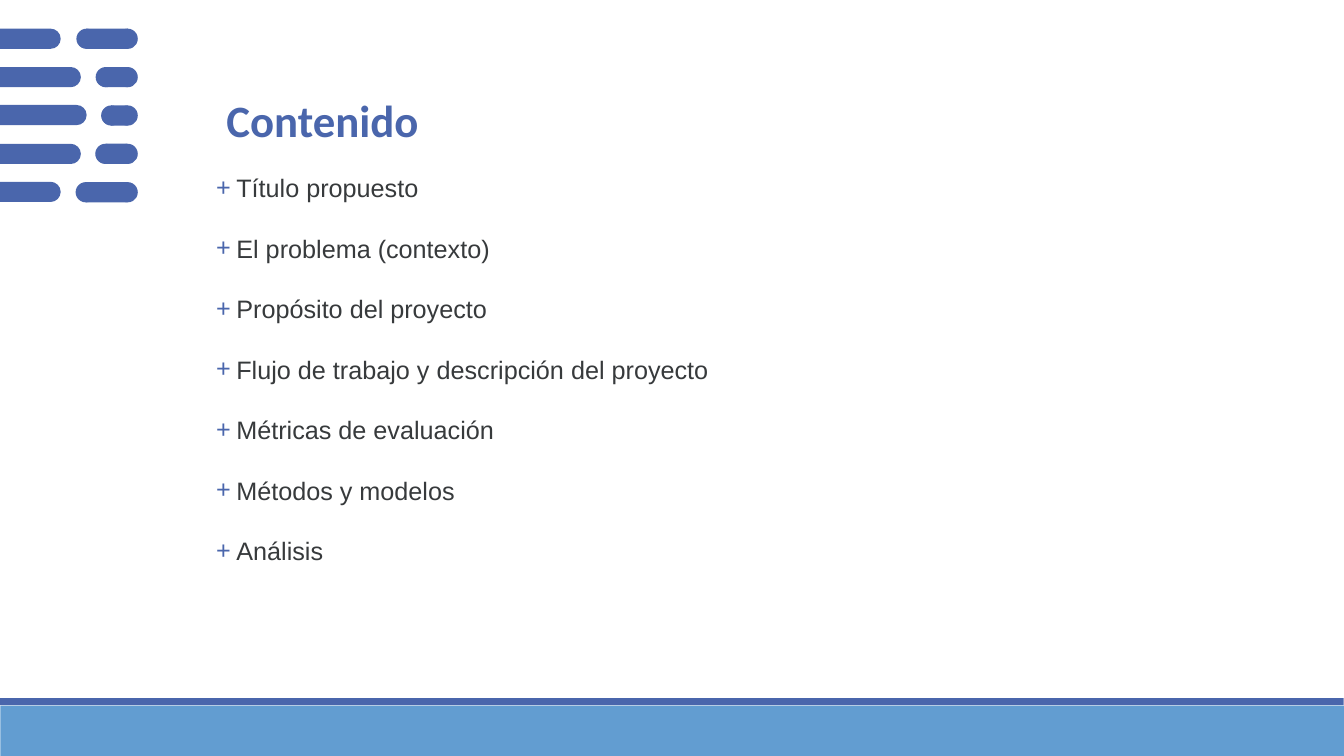
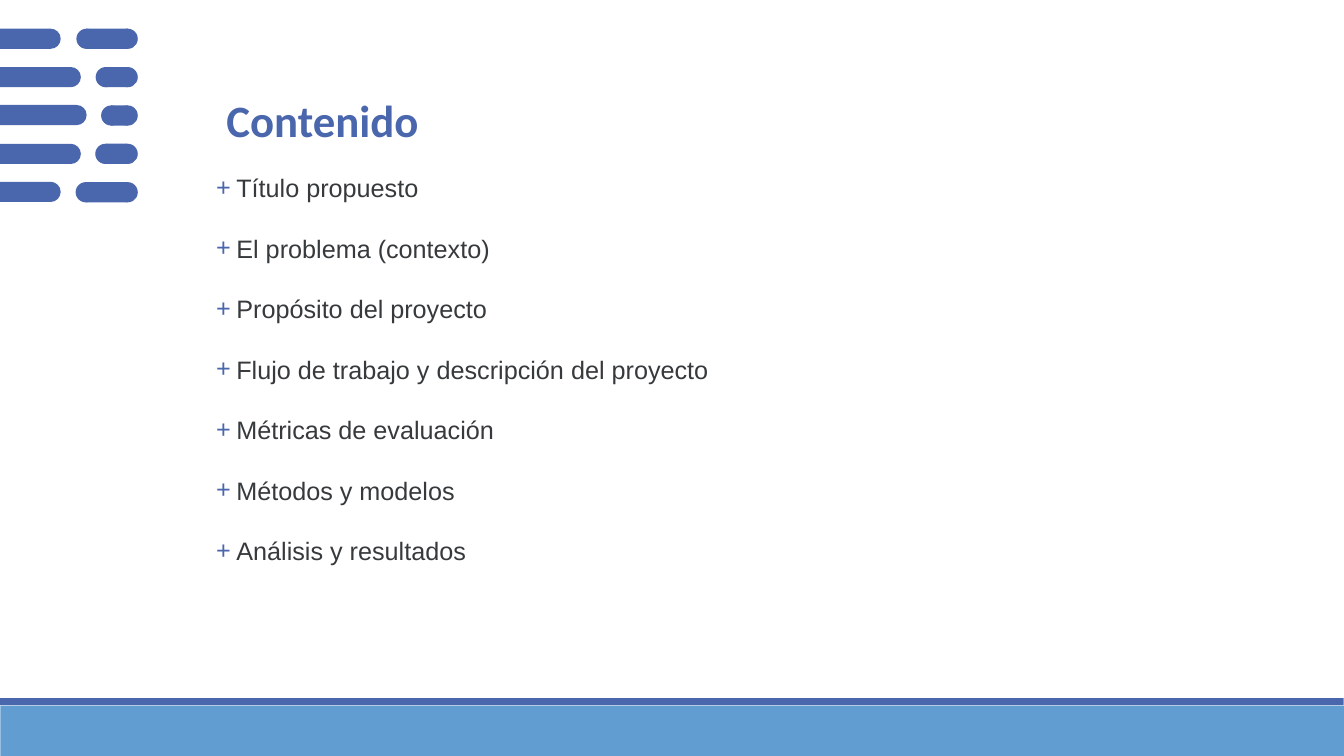
Before and after one commit to Sergio-Ibarra-1795/Diplomado_UNAM_DC_Full_gitHub, a slide deck: slide 2 of Diplomado_DS_Proyecto_Final/Proyecto_final_Diplomado_DS_UNAM_v2.pptx. Drawn at 1344x756 pixels with LibreOffice and Linux fonts; fonts in the diff are those of the drawing. Boxes give left, top, right and bottom in pixels: in the first picture for what was removed or moved away, otherwise in the second. Text is boxed around its words. In the diff, an @@ line names an element or a change of style, - is before the commit and + after.

```diff
--- a/Diplomado_DS_Proyecto_Final/Proyecto_final_Diplomado_DS_UNAM_v2.pptx
+++ b/Diplomado_DS_Proyecto_Final/Proyecto_final_Diplomado_DS_UNAM_v2.pptx
@@ text at [236, 541, 466, 566]: text changed @@
-+ Análisis
++ Análisis y resultados
```
Also in this commit, not shown: 2 other slides changed, 4 slides added, 1 slide removed, 3 other files.
